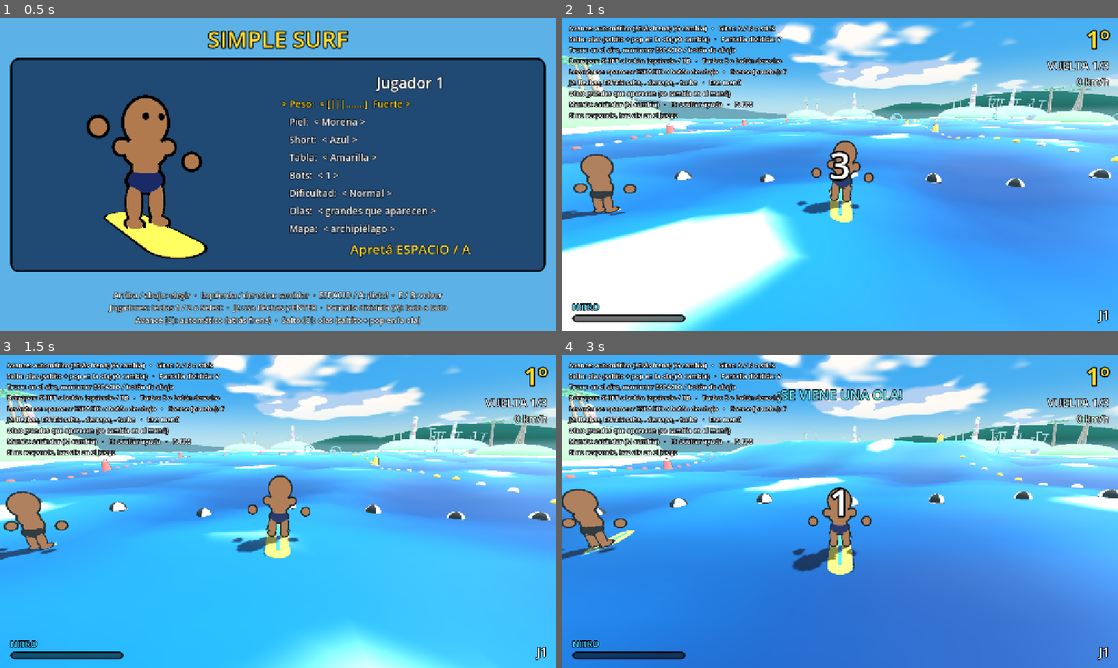
Above: before the commit, frames 1-4 (two rows, left to right).
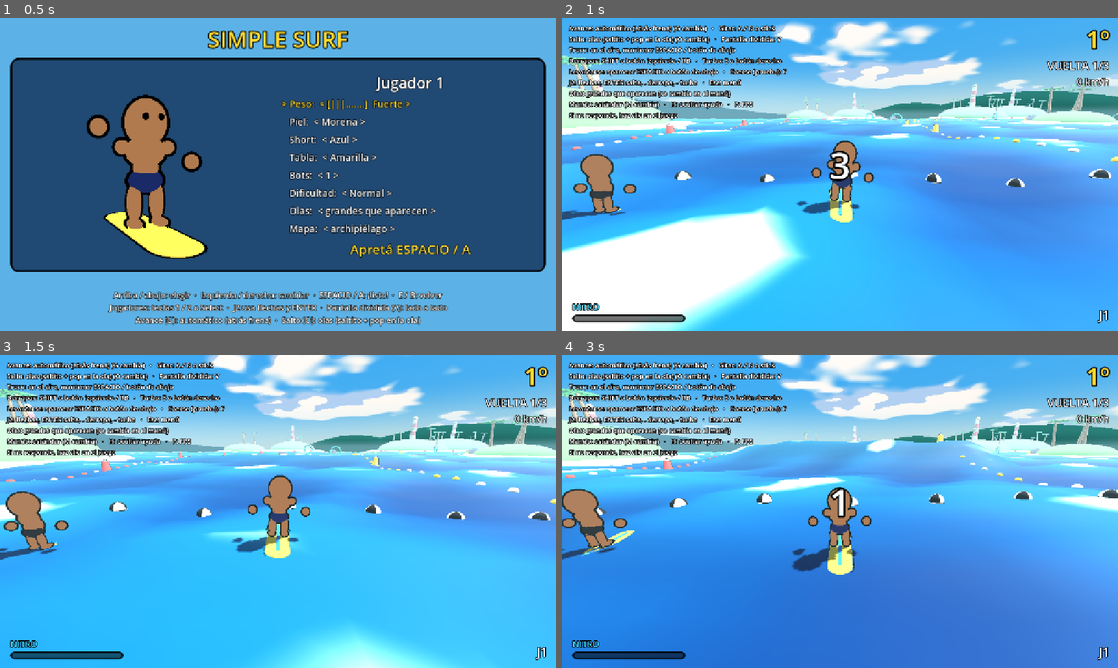
Above: after the commit, the same moments.

Repository: asimplesurfer/simplesurf
Game: Godot game, scene res://ui/menus/character_select.tscn
Two runs of this game, one before a commit and one after it. Both use one fixed random seed, a clock stepped at 60 frames per second and the inputs below.
Inputs (mouse positions are in pixels of both pictures, inside the frame that each line leads up to):
- Up to frame 1 (0.5 s): no input
- Up to frame 2 (1 s): tap Enter at 0.5 s; move the mouse to (962, 158) at 0.52 s; hold D (p1_right) from 0.53 s (still down); hold Space (p1_a) from 0.53 s (still down); click (962, 158) at 0.67 s
- Up to frame 3 (1.5 s): release D (p1_right) at 1.25 s; release Space (p1_a) at 1.25 s; drag from (166, 527) to (250, 574) at 1.27 s
- Up to frame 4 (3 s): move the mouse to (895, 442) at 2.02 s; hold D (p1_right) 2.03-2.75 s; tap Shift (p1_drift) at 2.1 s; drag from (812, 574) to (673, 464) at 2.77 s

Frame 1 is identical in both runs. In frame 2, 0.2% of the frame differs, in the area x 36-72%, y 33-36%; in frame 3, 0.9%; in frame 4, 3.1%, in the area x 30-79%, y 10-34%.

Commit message:
Sin texto en pantalla: la ola se anuncia en el agua (franja oscura -> turquesa -> espuma al romper)
Co-Authored-By: Claude Opus 5.5 <noreply@anthropic.com>
Claude-Session: https://claude.ai/code/session_0158oNfJa2g5qsqyuATh8Mjh

Diff:
--- a/tests/run_tests.gd
+++ b/tests/run_tests.gd
@@ -1208,18 +1208,9 @@
 	_water.add_swell(w)
 	_rider.speed = 0.0
 	await _wait(1.0)
-	var hud := (_main.get_node("Views") as SplitScreen).huds[0]
 	_check(w.breaking == 0.0 and w.amplitude < w.max_amplitude, "mientras crece todavía no rompe")
-	_check(
-		hud._wave_label.visible and hud._wave_label.text.contains("SE VIENE"),
-		"en pantalla: se viene una ola (%s)" % hud._wave_label.text
-	)
 	await _wait(2.5)
 	_check(w.breaking > 0.9, "al llegar a su máximo rompe (%.2f)" % w.breaking)
-	_check(
-		hud._wave_label.visible and hud._wave_label.text.contains("ROMPIENDO"),
-		"en pantalla: está rompiendo (%s)" % hud._wave_label.text
-	)
 	_check(is_equal_approx(w.shader_b().w, w.breaking), "el shader recibe cuánto rompió la ola")
 	w.retire()
 	await _wait(w.fade_time + 0.2)
--- a/ui/hud/hud.gd
+++ b/ui/hud/hud.gd
@@ -42,8 +42,6 @@
 var _message: Label
 var _speed_lines: ColorRect
 var _pop_label: Label
-## Aviso de ola grande que viene de frente.
-var _wave_label: Label
 var _nitro_label: Label
 var _speed_lines_material: ShaderMaterial
 var _message_time: float = 0.0
@@ -174,8 +172,6 @@
 		_pop_label.pivot_offset = _pop_label.size * 0.5
 		_pop_label.scale = Vector2.ONE * (1.0 + 0.12 * sin(Time.get_ticks_msec() * 0.025))
 
-	_update_wave_warning(pop)
-
 	_speed_label.text = "%d km/h" % roundi(rider.speed * 3.6)
 	# Handicap: muestra cuánto más rápido carga el nitro.
 	var mult := rider.nitro_gain_mult()
@@ -226,45 +222,6 @@
 	_flash = move_toward(_flash, 0.0, delta * 6.0)
 	_mash_title.pivot_offset = _mash_title.size * 0.5
 	_mash_title.scale = Vector2.ONE * (1.0 + 0.15 * _flash)
-
-
-## Ola grande adelante que viene hacia el jugador: "se viene" mientras crece y
-## "rompiendo" cuando ya llegó a su máximo.
-func _update_wave_warning(pop_showing: bool) -> void:
-	var swell := incoming_wave()
-	_wave_label.visible = swell != null and not pop_showing and rider.grounded
-	if not _wave_label.visible:
-		return
-	if swell.breaking > 0.3:
-		_wave_label.text = "¡ESTÁ ROMPIENDO!"
-		_wave_label.add_theme_color_override("font_color", Color(1.0, 1.0, 1.0))
-	else:
-		_wave_label.text = "¡SE VIENE UNA OLA!"
-		_wave_label.add_theme_color_override("font_color", Color(0.45, 0.95, 1.0))
-	_wave_label.pivot_offset = _wave_label.size * 0.5
-	_wave_label.scale = Vector2.ONE * (1.0 + 0.06 * sin(Time.get_ticks_msec() * 0.012))
-
-
-## La ola grande más cercana que viene de frente, adelante (o null).
-func incoming_wave() -> Swell:
-	if rider == null or rider.water == null or not rider.is_human:
-		return null
-	var pos := Vector2(rider.global_position.x, rider.global_position.z)
-	var f := rider.forward()
-	var fwd := Vector2(f.x, f.z).normalized()
-	var best: Swell = null
-	var best_d := INF
-	for s in rider.water.swells:
-		if s.amplitude < 1.2:
-			continue
-		var rel := s.center - pos
-		var ahead := rel.dot(fwd)
-		var side := absf(rel.dot(Vector2(-fwd.y, fwd.x)))
-		if ahead > 8.0 and ahead < 75.0 and side < s.half_length and s.direction.dot(-fwd) > 0.3:
-			if ahead < best_d:
-				best_d = ahead
-				best = s
-	return best
 
 
 func _button_name() -> String:
@@ -391,15 +348,6 @@
 	root.add_child(_message)
 
 	# Botón del pop (en la cresta de la ola), un poco abajo del centro.
-	_wave_label = _make_label(30, Color(0.45, 0.95, 1.0))
-	_wave_label.set_anchors_preset(Control.PRESET_CENTER_TOP)
-	_wave_label.offset_left = -300.0
-	_wave_label.offset_right = 300.0
-	_wave_label.offset_top = 70.0
-	_wave_label.offset_bottom = 110.0
-	_wave_label.visible = false
-	root.add_child(_wave_label)
-
 	_pop_label = _make_label(64, PROMPT_COLOR)
 	_pop_label.set_anchors_preset(Control.PRESET_CENTER)
 	_pop_label.offset_left = -250.0
--- a/world/water/water.gdshader
+++ b/world/water/water.gdshader
@@ -35,13 +35,16 @@
 uniform vec3 foam_color : source_color = vec3(0.93, 0.98, 1.0);
 uniform float foam_height = 0.42;
 uniform vec3 wave_color : source_color = vec3(0.1, 0.68, 0.72);
+// Agua donde se está por levantar una ola (más oscura, como una sombra).
+uniform vec3 rising_color : source_color = vec3(0.01, 0.16, 0.36);
 
 varying float v_height;
 // 0..1: cuerpo de una ola grande (para el color turquesa de la ola).
 varying float v_body;
 // 0..1: espuma de la ola que rompe (labio y cara).
 varying float v_lip;
-// 0..1: ola que todavía está creciendo ("se viene").
+// 0..1: ola que todavía está creciendo ("se viene"): el agua se oscurece donde
+// se va a levantar, aunque todavía no tenga altura.
 varying float v_grow;
 varying vec3 v_world;
 
@@ -64,7 +67,8 @@
 void add_swell(vec4 a, vec4 b, vec2 p, inout float h, inout vec2 g, inout vec2 disp,
 		inout float body, inout float lip, inout float grow) {
 	float amp = b.x;
-	if (amp <= 0.0) {
+	float width = b.y;
+	if (width <= 0.0) {
 		return;
 	}
 	vec2 dir = a.zw;
@@ -73,15 +77,19 @@
 	float u = dot(rel, dir);
 	float w = dot(rel, perp);
 	float aw = abs(w);
-	float width = b.y;
 	float half_len = b.z;
 	float breaking = b.w;
 	float edge = 8.0;
 	if (aw >= half_len || abs(u) > width * 4.0) {
 		return;
 	}
+	float t = clamp((aw - (half_len - edge)) / edge, 0.0, 1.0);
+	float e0 = 1.0 - t * t * (3.0 - 2.0 * t);
+	// "Se viene": franja oscura donde va a subir la ola, desde que nace (sin
+	// altura todavía) hasta que llega a su máximo.
+	float band = exp(-(u * u) / (width * width * 2.2)) * e0;
+	grow = max(grow, band * (1.0 - breaking));
 	float gauss = exp(-(u * u) / (width * width));
-	float t = clamp((aw - (half_len - edge)) / edge, 0.0, 1.0);
 	float e = 1.0 - t * t * (3.0 - 2.0 * t);
 	float de = -6.0 * t * (1.0 - t) / edge;
 	float n = gauss * e;
@@ -97,8 +105,8 @@
 	float dh_dw = amp * gauss * de * sign(w);
 	g += dir * dh_du + perp * dh_dw;
 	float strength = smoothstep(0.3, 1.2, amp);
-	body = max(body, n * strength);
-	grow = max(grow, n * strength * (1.0 - breaking));
+	// Cuerpo turquesa: aparece a medida que la ola gana altura.
+	body = max(body, n * strength * (0.4 + 0.6 * breaking));
 	// Espuma: arriba del labio y cayendo por la cara de adelante.
 	float crest_foam = smoothstep(0.62, 0.92, n);
 	float face_foam = smoothstep(0.25, 0.7, n) * smoothstep(0.0, width * 0.5, u);
@@ -193,8 +201,8 @@
 	// Olas grandes: cuerpo turquesa (se ve la ola de lejos). Mientras crece
 	// ("se viene") es más oscura y sin espuma; al llegar al máximo rompe y se
 	// llena de espuma arriba y en la cara.
+	col = mix(col, rising_color, v_grow * 0.55);
 	col = mix(col, wave_color, v_body * 0.75);
-	col = mix(col, wave_color * 0.7, v_grow * 0.35);
 	foam = max(foam, v_lip);
 	col = mix(col, foam_color, clamp(foam, 0.0, 1.0) * 0.85);
 
